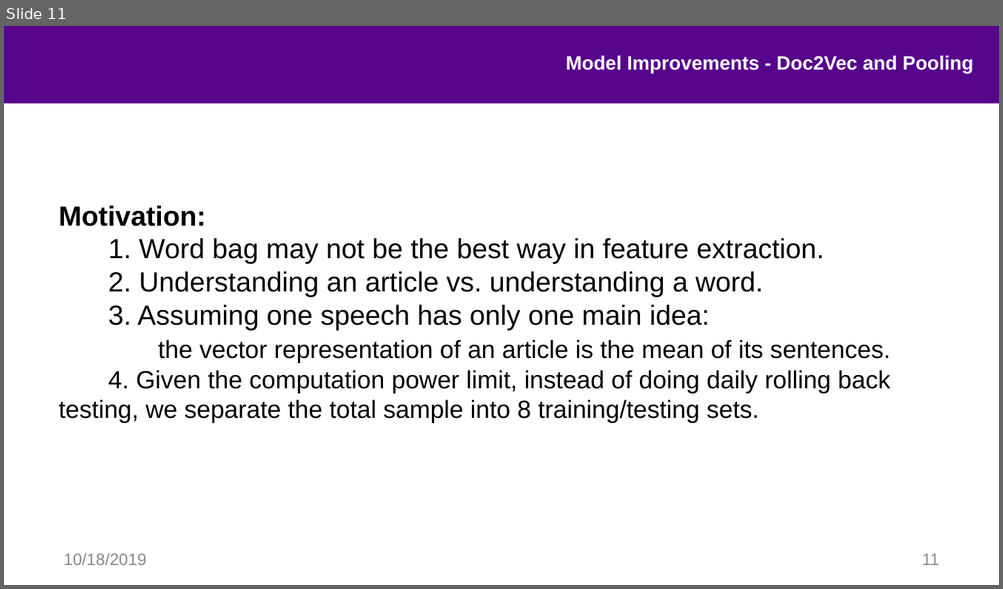
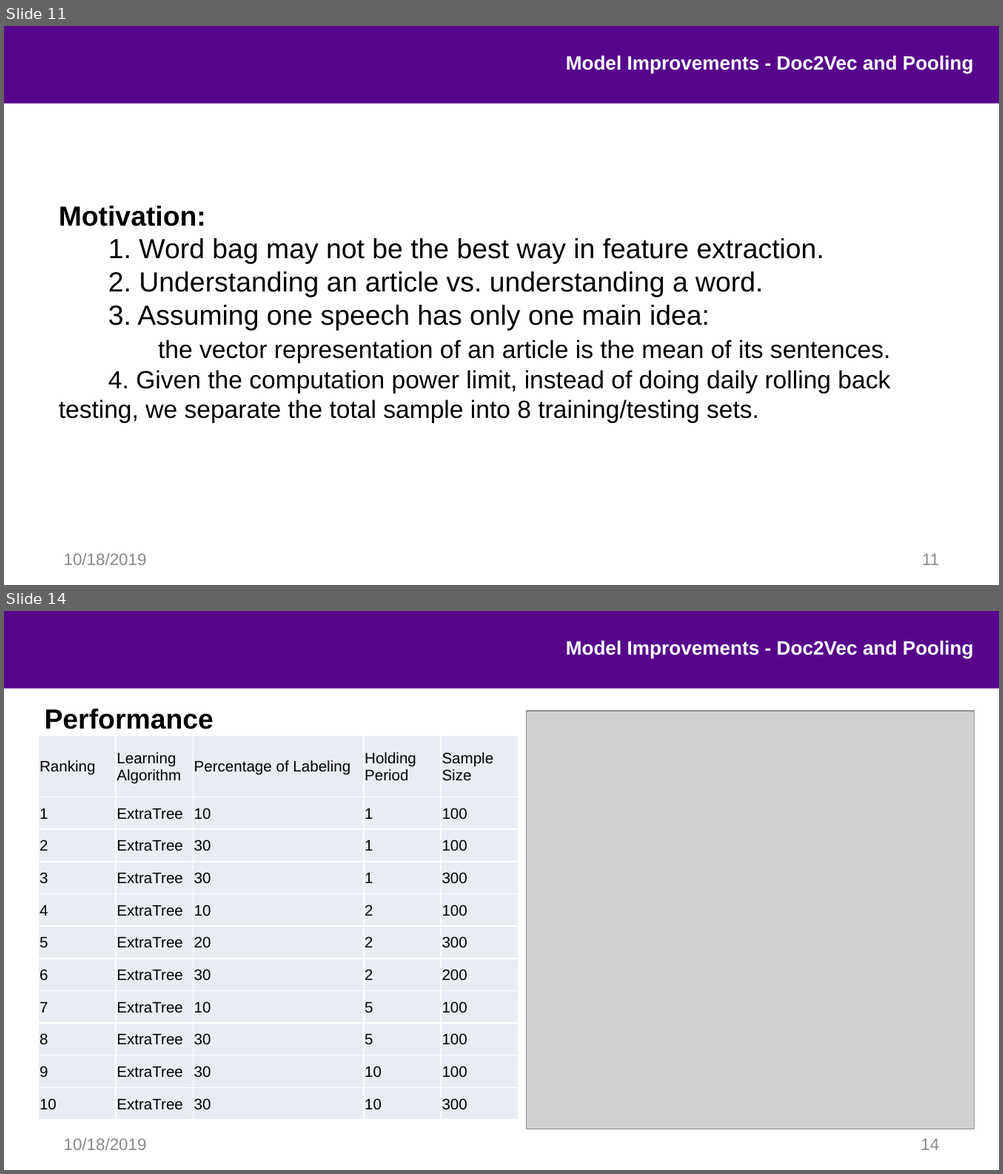
Before and after one commit to hhy845914111/NLP-Project, a slide deck: final_pre.pptx. Shown one above the other, each under a label of ours: slide 11 before the commit, slides 11 and 14 after it; the slides between them are not shown. The pictures are 1003x589 and 1003x1174 pixels, drawn with LibreOffice and Linux fonts; fonts in the diff are those of the drawing; grey boxes stand for pictures; background and template pictures are left out. Boxes give left, top, right and bottom in pixels: in the first picture for what was removed or moved away, otherwise in the second. Text is boxed around its words. In the diff, an @@ line names an element or a change of style, - is before the commit and + after.

```diff
--- a/final_pre.pptx
+++ b/final_pre.pptx
@@ slide 14 added at box(4, 611, 999, 1170), background #FFFFFF; not listed: 1 template element that a slide beside it also shows @@
@@ text added at box(566, 641, 973, 659), 14 pt, text #FFFFFF, bold @@
+Model Improvements - Doc2Vec and Pooling
@@ text added at box(45, 709, 213, 729), 20 pt, text #000000, bold @@
+Performance
@@ picture added at box(526, 710, 973, 1129) @@
@@ table added at box(39, 735, 519, 1120), 11 rows, 5 columns @@
+Ranking | Learning Algorithm | Percentage of Labeling | Holding Period | Sample Size
+1 | ExtraTree | 10 | 1 | 100
+2 | ExtraTree | 30 | 1 | 100
+3 | ExtraTree | 30 | 1 | 300
+4 | ExtraTree | 10 | 2 | 100
+5 | ExtraTree | 20 | 2 | 300
+6 | ExtraTree | 30 | 2 | 200
+7 | ExtraTree | 10 | 5 | 100
+8 | ExtraTree | 30 | 5 | 100
+9 | ExtraTree | 30 | 10 | 100
+10 | ExtraTree | 30 | 10 | 300
@@ text added at box(64, 1139, 147, 1150), 12 pt, text #898989 @@
+10/18/2019
@@ page number added at box(920, 1139, 939, 1150), 12 pt, text #898989 @@
+14
```
Also in this commit, not shown: 6 slides changed, 2 other slides added, 18 other files.
